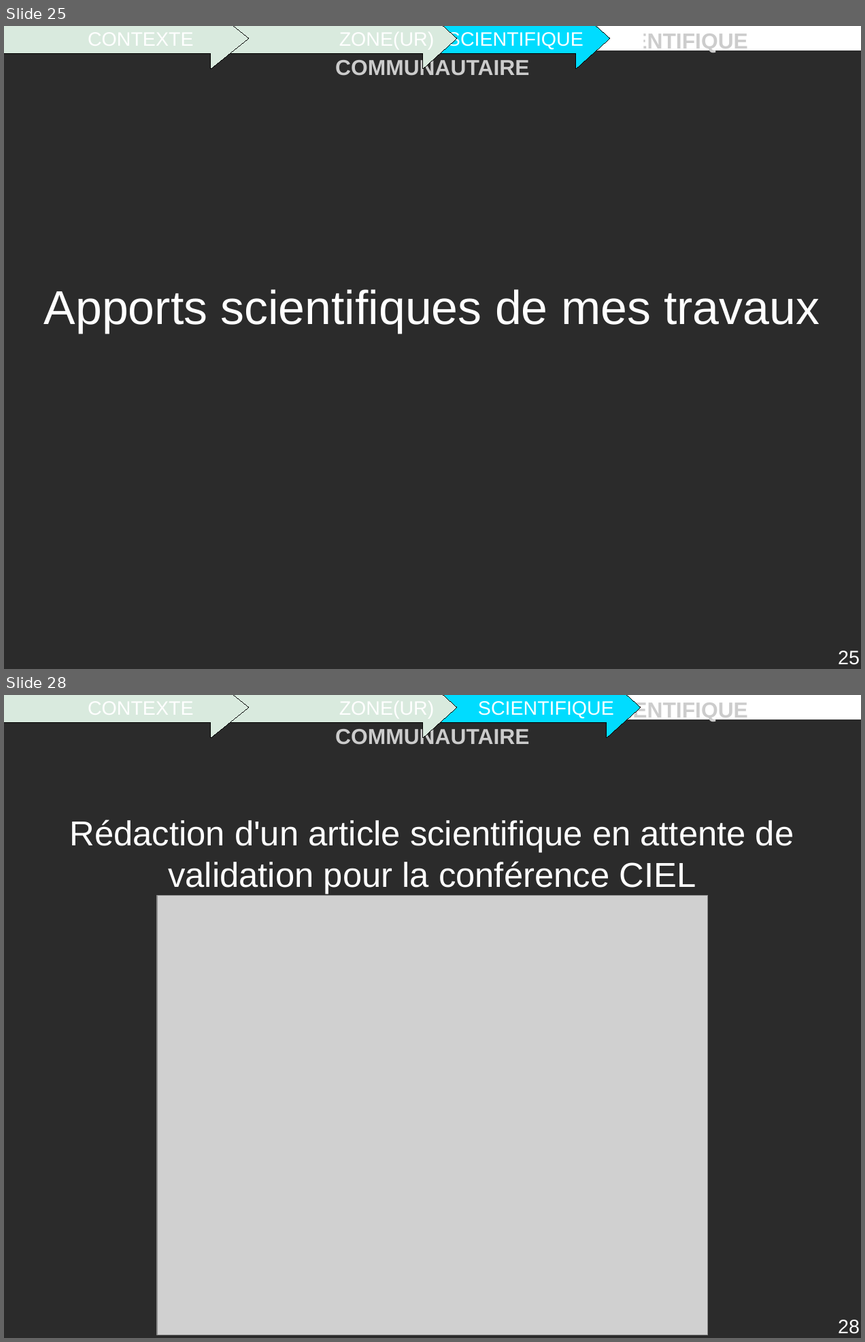
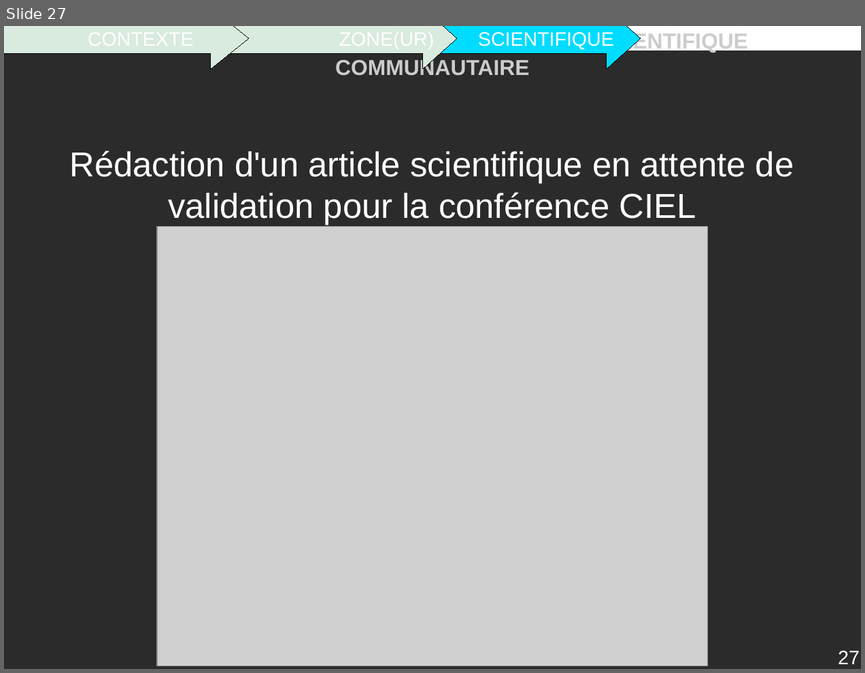
Before and after one commit to descl/ZONE, a slide deck: Rapport/presentation.odp. Shown one above the other, each under a label of ours: slides 25 and 28 before the commit, slide 27 after it; the slides between them are not shown. The pictures are 865x1342 and 865x673 pixels, drawn with LibreOffice and Linux fonts; fonts in the diff are those of the drawing; grey boxes stand for pictures; background and template pictures are left out; a plain dark background stands for a picture behind light text. Boxes give left, top, right and bottom in pixels: in the first picture for what was removed or moved away, otherwise in the second. Text is boxed around its words. In the diff, an @@ line names an element or a change of style, - is before the commit and + after.

```diff
--- a/Rapport/presentation.odp
+++ b/Rapport/presentation.odp
@@ slide 25 removed at box(4, 26, 861, 669), background picture (left out); not listed: 3 template elements that a slide beside it also shows @@
@@ right arrow removed at box(4, 26, 249, 69) @@
-CONTEXTE
@@ right arrow removed at box(215, 26, 458, 69) @@
-ZONE(UR)
@@ right arrow removed at box(368, 26, 611, 69) @@
-SCIENTIFIQUE
@@ rectangle removed at box(577, 26, 644, 50) @@
@@ title removed at box(44, 289, 819, 333) @@
-Apports scientifiques de mes travaux
@@ what was slide 28 is now slide 27 @@
@@ page number at box(838, 650, 859, 664): text changed @@
-28
+27
```
Also in this commit, not shown: 18 slides changed, 2 slides added, 2 other slides removed, 4 other files.
